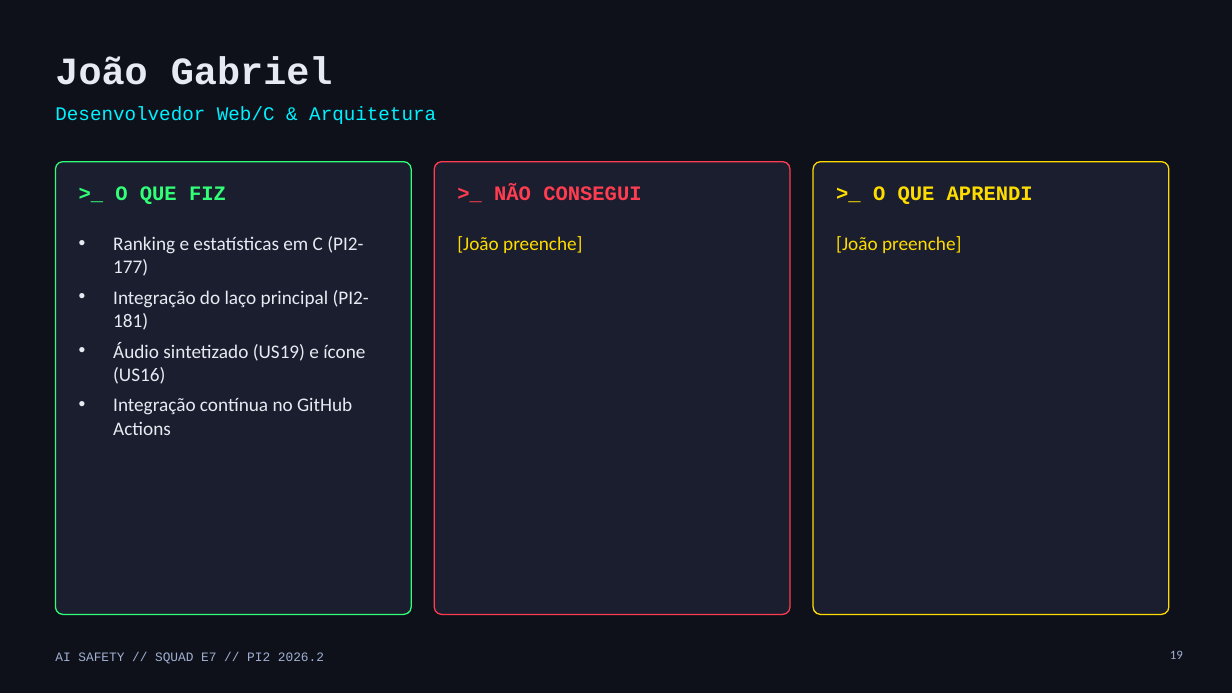
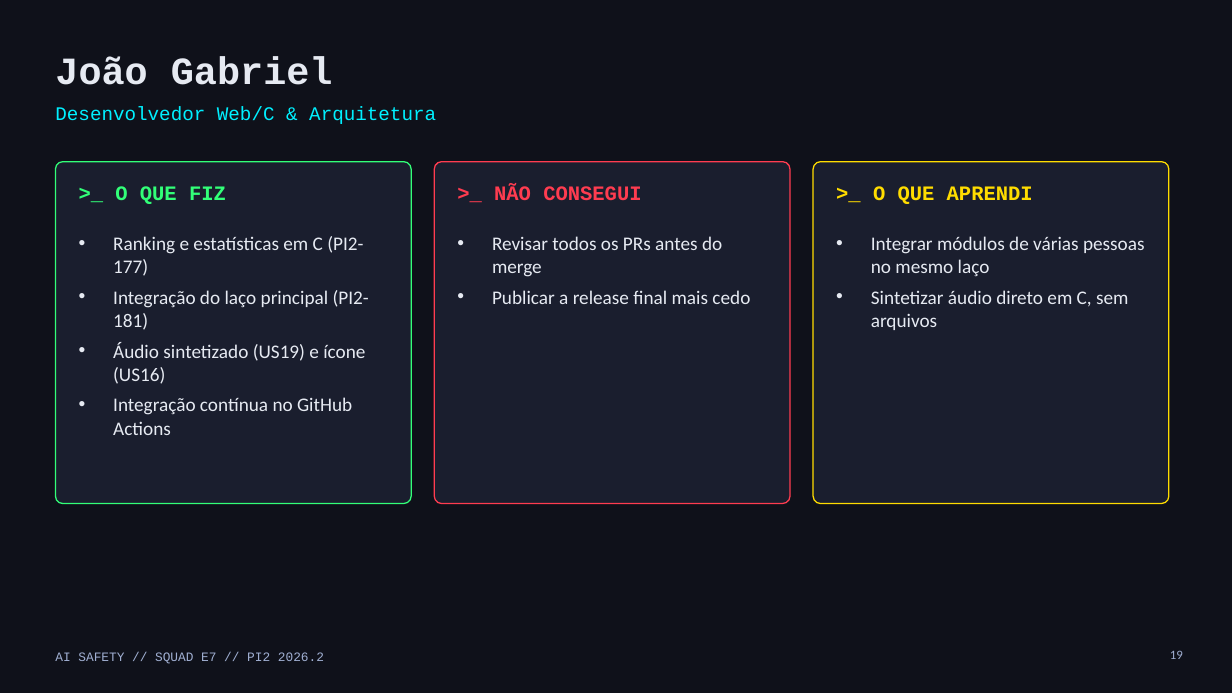
Before and after one commit to vdornelass/pi2-squad-e7, a slide deck: slide 19 of docs/apresentacao_final/apresentacao_final_squad_e7.pptx. Drawn at 1232x693 pixels with LibreOffice and Linux fonts; fonts in the diff are those of the drawing. Boxes give left, top, right and bottom in pixels: in the first picture for what was removed or moved away, otherwise in the second. Text is boxed around its words. In the diff, an @@ line names an element or a change of style, - is before the commit and + after.

```diff
--- a/docs/apresentacao_final/apresentacao_final_squad_e7.pptx
+++ b/docs/apresentacao_final/apresentacao_final_squad_e7.pptx
@@ rounded rectangle: place and size @@
-rounded rectangle at box(55, 162, 411, 615)
+rounded rectangle at box(55, 162, 411, 504)
@@ rounded rectangle: place and size @@
-rounded rectangle at box(434, 162, 790, 615)
+rounded rectangle at box(434, 162, 790, 504)
@@ proportions changed in 3 elements at box(55, 162, 411, 504), box(434, 162, 790, 504), box(813, 162, 1169, 504) @@
@@ rounded rectangle: place and size @@
-rounded rectangle at box(813, 162, 1169, 615)
+rounded rectangle at box(813, 162, 1169, 504)
@@ text at box(492, 236, 750, 304): text changed; text colour #FFDC00 to #E6EAF2 @@
-[João preenche]
+• Revisar todos os PRs antes do merge
+• Publicar a release final mais cedo
@@ text at box(871, 236, 1145, 330): text changed; text colour #FFDC00 to #E6EAF2 @@
-[João preenche]
+• Integrar módulos de várias pessoas no mesmo laço
+• Sintetizar áudio direto em C, sem arquivos
```
Also in this commit, not shown: 11 other slides changed, 3 other files.
